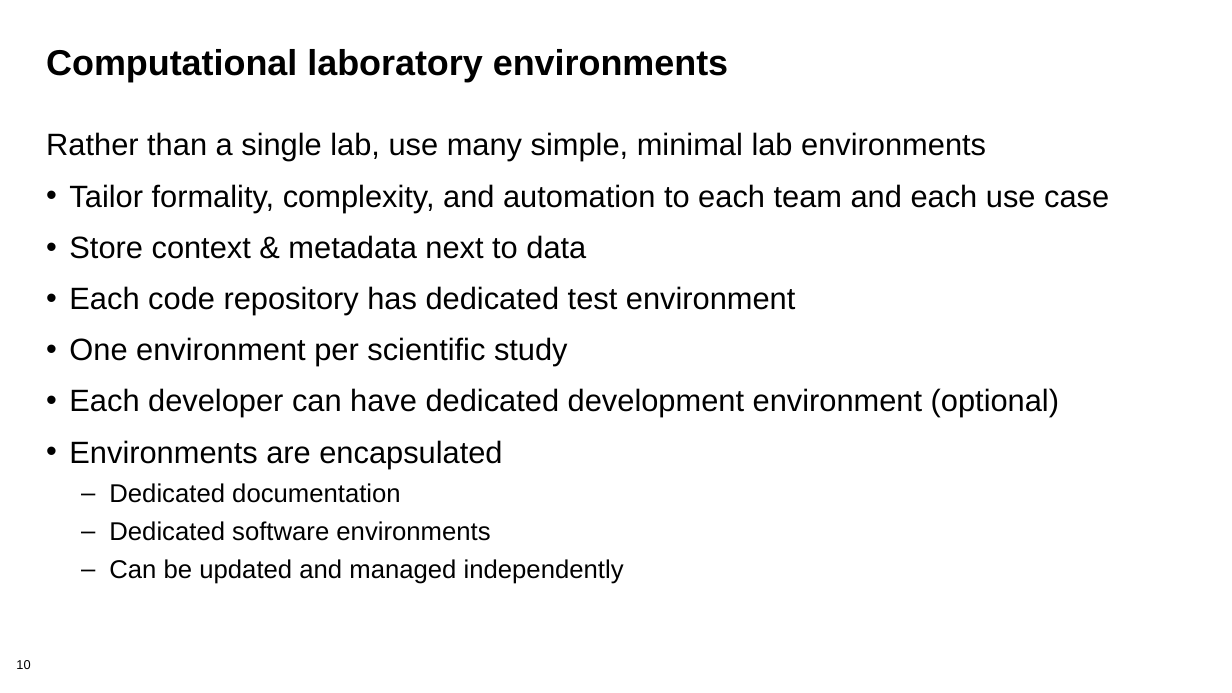
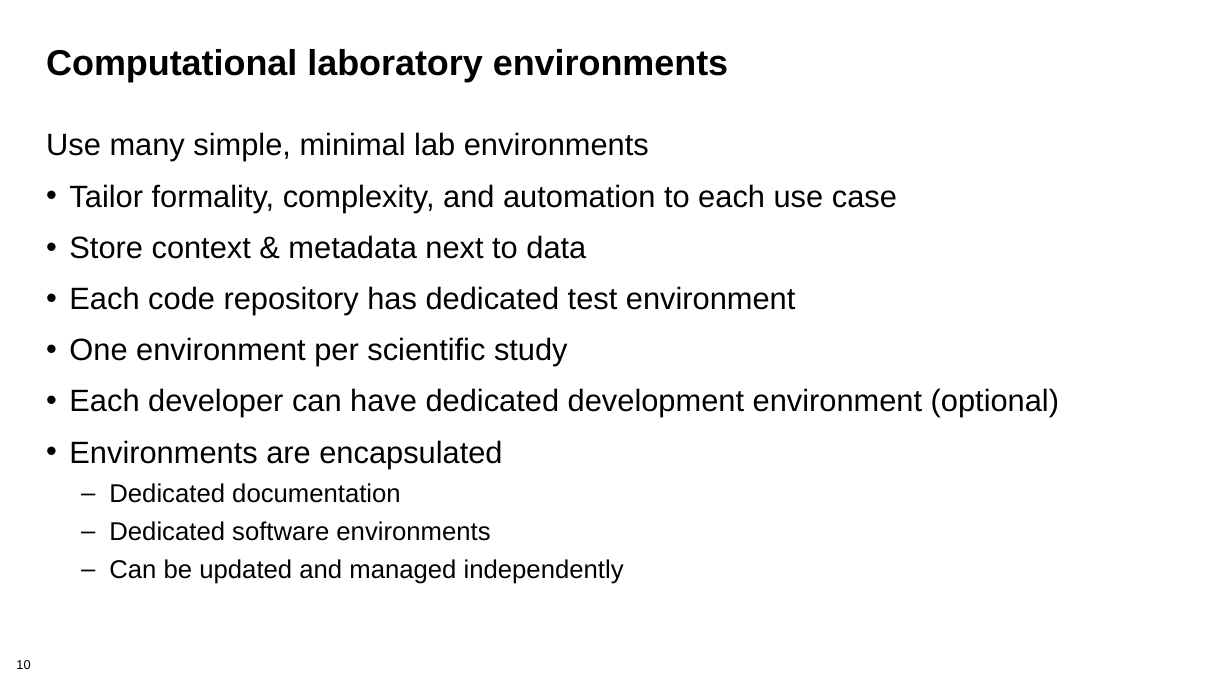
Before and after one commit to bssw-tutorial/presentations, a slide deck: slide 10 of computational-expts.pptx. Drawn at 1232x693 pixels with LibreOffice and Linux fonts; fonts in the diff are those of the drawing; background and template pictures are left out. Boxes give left, top, right and bottom in pixels: in the first picture for what was removed or moved away, otherwise in the second. Text is boxed around its words. In the diff, an @@ line names an element or a change of style, - is before the commit and + after.

```diff
--- a/computational-expts.pptx
+++ b/computational-expts.pptx
@@ text at (46, 132, 897, 212): text changed @@
-Rather than a single lab, use many simple, minimal lab environments
-• Tailor formality, complexity, and automation to each team and each use case
+Use many simple, minimal lab environments
+• Tailor formality, complexity, and automation to each use case
```
Also in this commit, not shown: 10 other slides changed.
